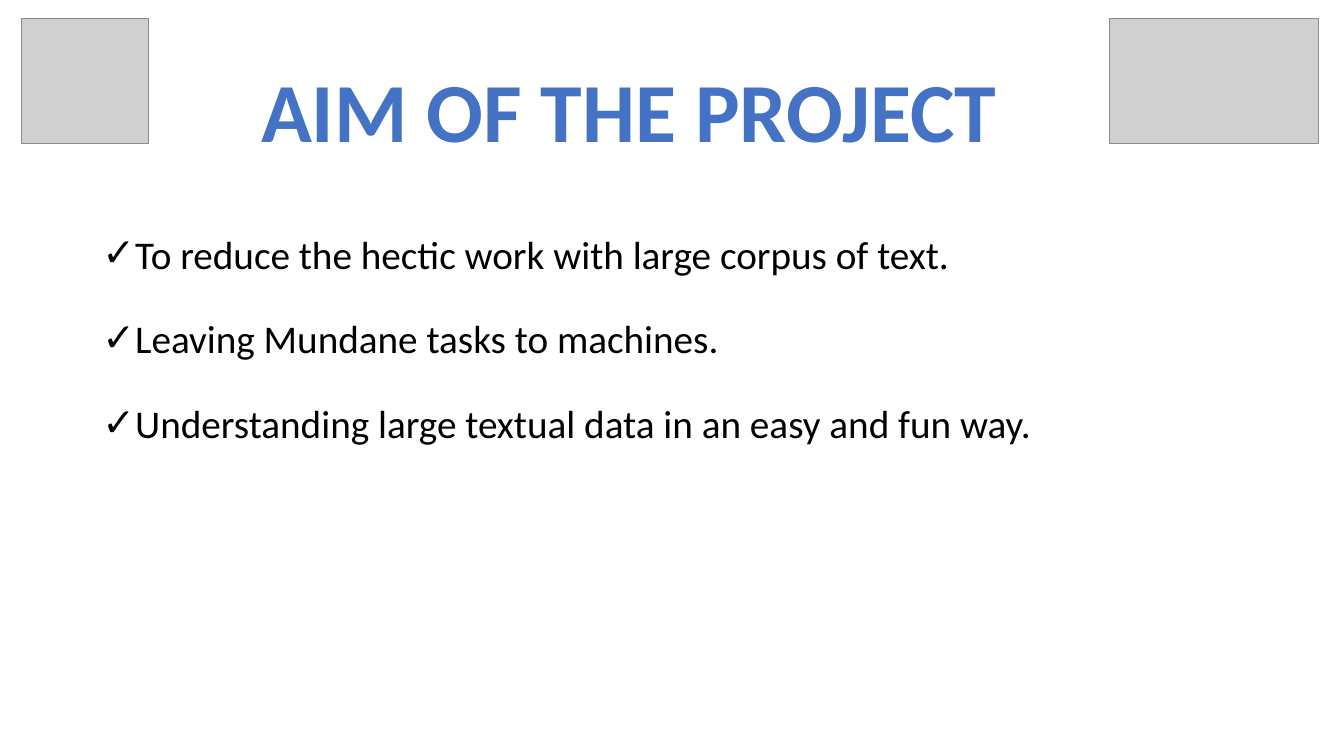
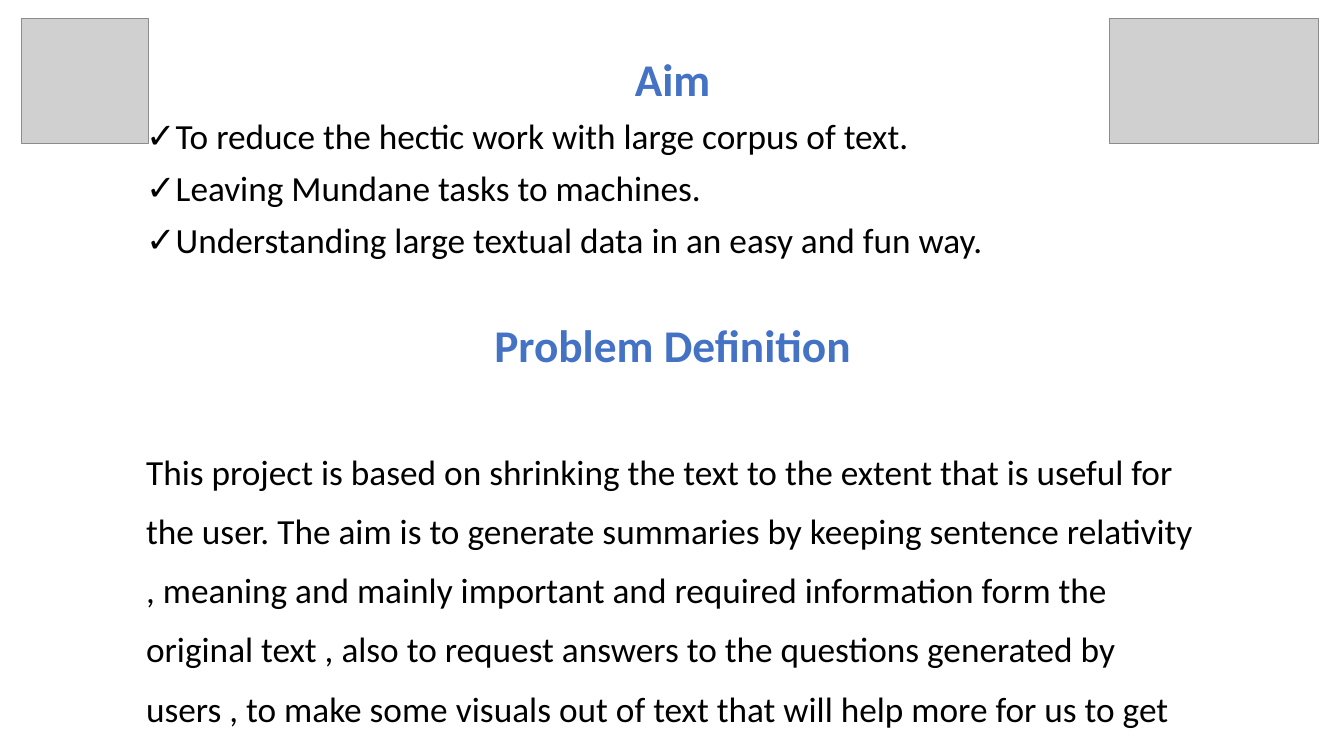
Before and after one commit to bhakon/Akshar, a slide deck: slide 3 of Documents/Presentaion/Project_Akshar_Presentation.pptx (slide 2 before the commit). Drawn at 1344x756 pixels with LibreOffice and Linux fonts; fonts in the diff are those of the drawing; grey boxes stand for pictures. Boxes give left, top, right and bottom in pixels: in the first picture for what was removed or moved away, otherwise in the second. Text is boxed around its words. In the diff, an @@ line names an element or a change of style, - is before the commit and + after.

```diff
--- a/Documents/Presentaion/Project_Akshar_Presentation.pptx
+++ b/Documents/Presentaion/Project_Akshar_Presentation.pptx
@@ text "Aim": place and size @@
-text "Aim" at [135, 241, 1031, 445]
+text "Aim" at [146, 64, 1192, 728]
@@ title removed at [261, 87, 996, 143] @@
-AIM OF THE PROJECT
@@ text at [635, 64, 710, 96]: paragraph added @@
+Aim
@@ text at [176, 124, 983, 259]: size 28 to 25.2 pt in "To reduce the hectic work with large ...", "Leaving Mundane tasks to machines.", "Understanding large textual data in an easy ..."; line spacing 1.5 to 0.9 @@
@@ text at [146, 330, 1192, 728]: paragraphs added @@
+Problem Definition
+This project is based on shrinking the text to the extent that is useful for the user. The aim is to generate summaries by keeping sentence relativity , meaning and mainly important and required information form the original text , also to request answers to the questions generated by users , to make some visuals out of text that will help more for us to get into it.
```
Also in this commit, not shown: 6 other slides changed, 5 slides added, 9 slides removed, 24 other files.
